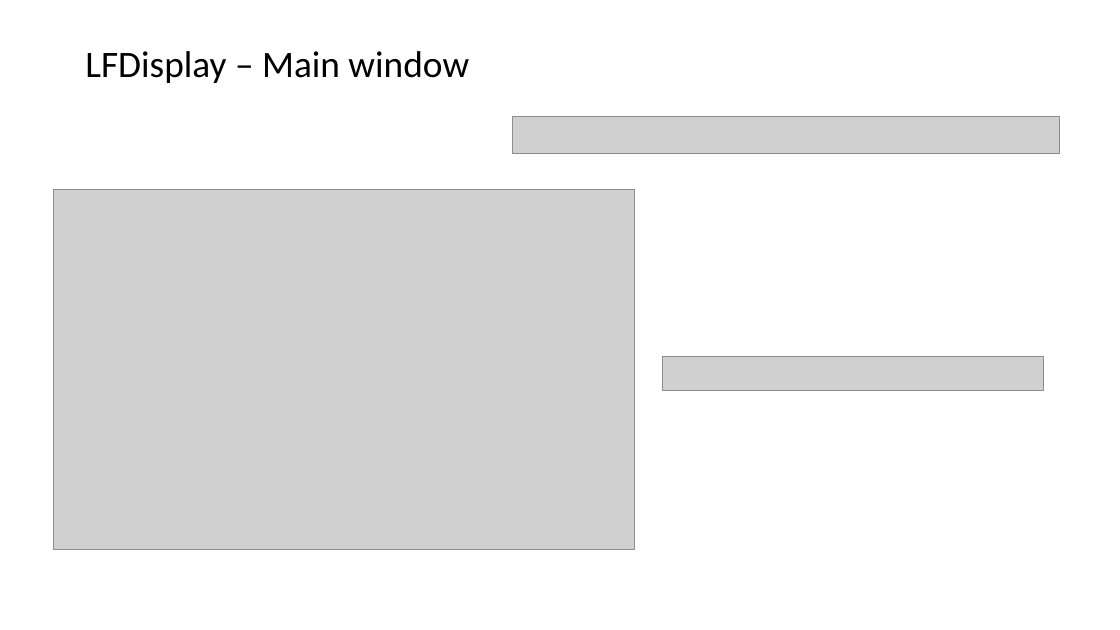
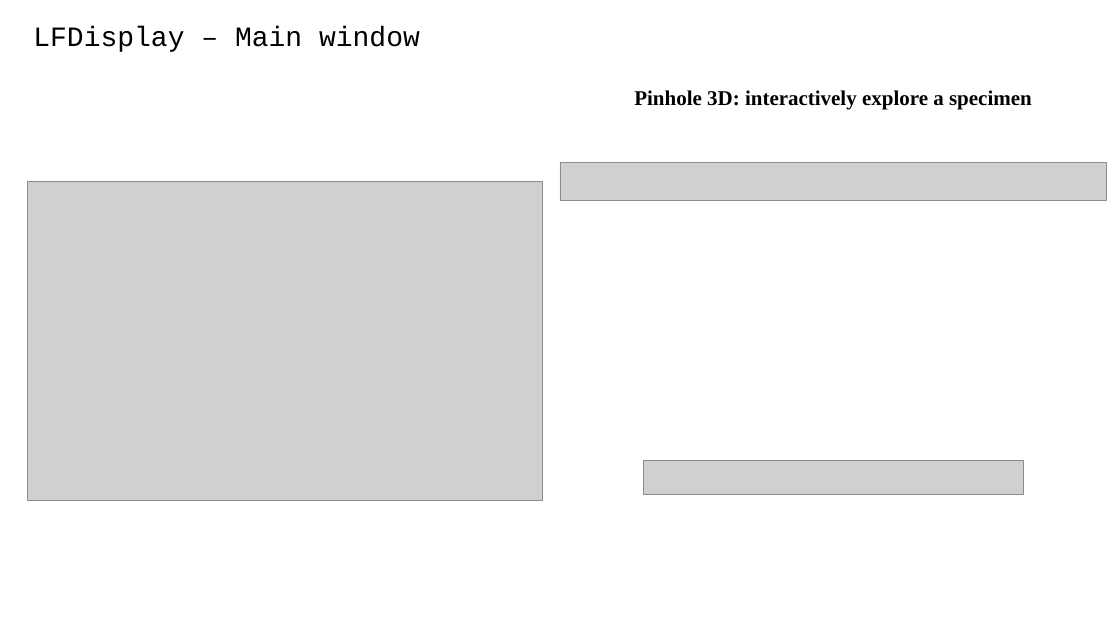
Before and after one commit to PolarizedLightFieldMicroscopy/Documents, a slide deck: slide 33 of LFI plugin/LFM Toolbox.pptx (slide 19 before the commit). Drawn at 1120x630 pixels with LibreOffice and Linux fonts; fonts in the diff are those of the drawing; grey boxes stand for pictures. Boxes give left, top, right and bottom in pixels: in the first picture for what was removed or moved away, otherwise in the second. Text is boxed around its words. In the diff, an @@ line names an element or a change of style, - is before the commit and + after.

```diff
--- a/LFI plugin/LFM Toolbox.pptx
+++ b/LFI plugin/LFM Toolbox.pptx
@@ title "LFDisplay – Main window": place and size @@
-title "LFDisplay – Main window" at box(85, 51, 469, 83)
+title "LFDisplay – Main window" at box(33, 26, 420, 52)
@@ title "LFDisplay – Main window" at box(33, 26, 420, 52): size 32 to 24 pt, font Calibri to Courier New @@
@@ text added at box(634, 90, 1032, 110), 18 pt, text #000000, bold @@
+Pinhole 3D: interactively explore a specimen
@@ picture: place and size @@
-picture at box(513, 116, 1060, 154)
+picture at box(560, 163, 1107, 201)
@@ picture: place and size @@
-picture at box(54, 190, 634, 550)
+picture at box(27, 181, 542, 501)
@@ picture: place and size @@
-picture at box(663, 356, 1044, 391)
+picture at box(644, 460, 1024, 495)
```
Also in this commit, not shown: 16 other slides changed, 23 slides added, 6 slides removed, 5 other files.
